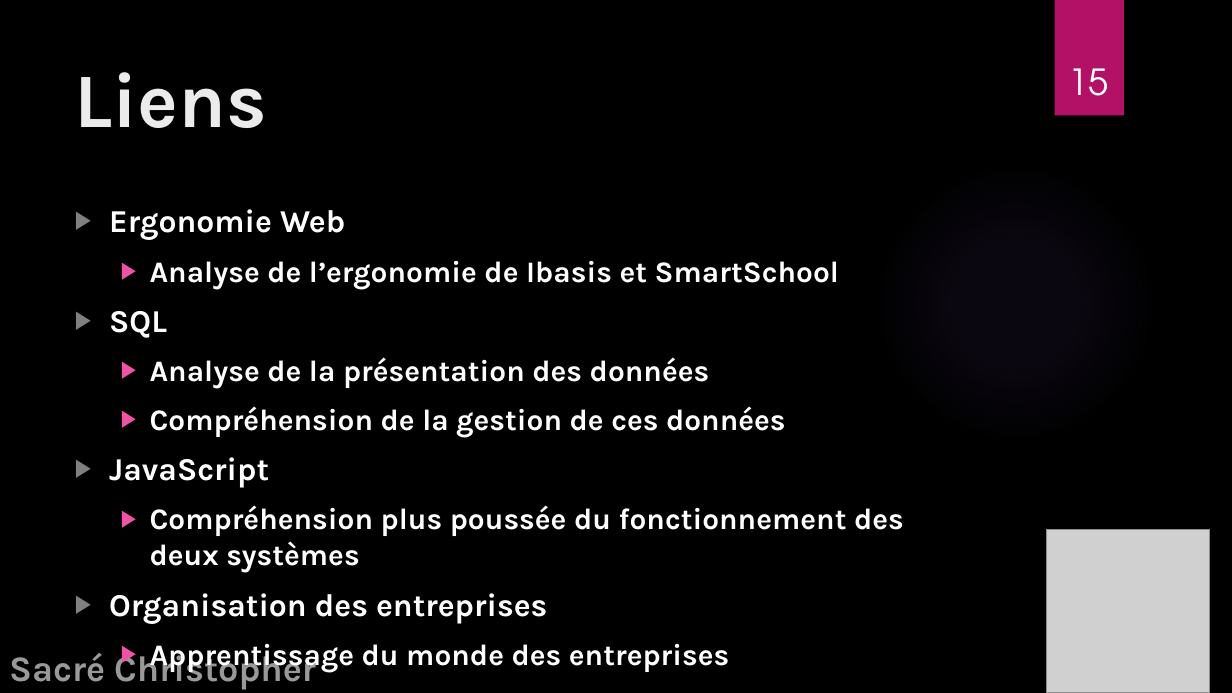
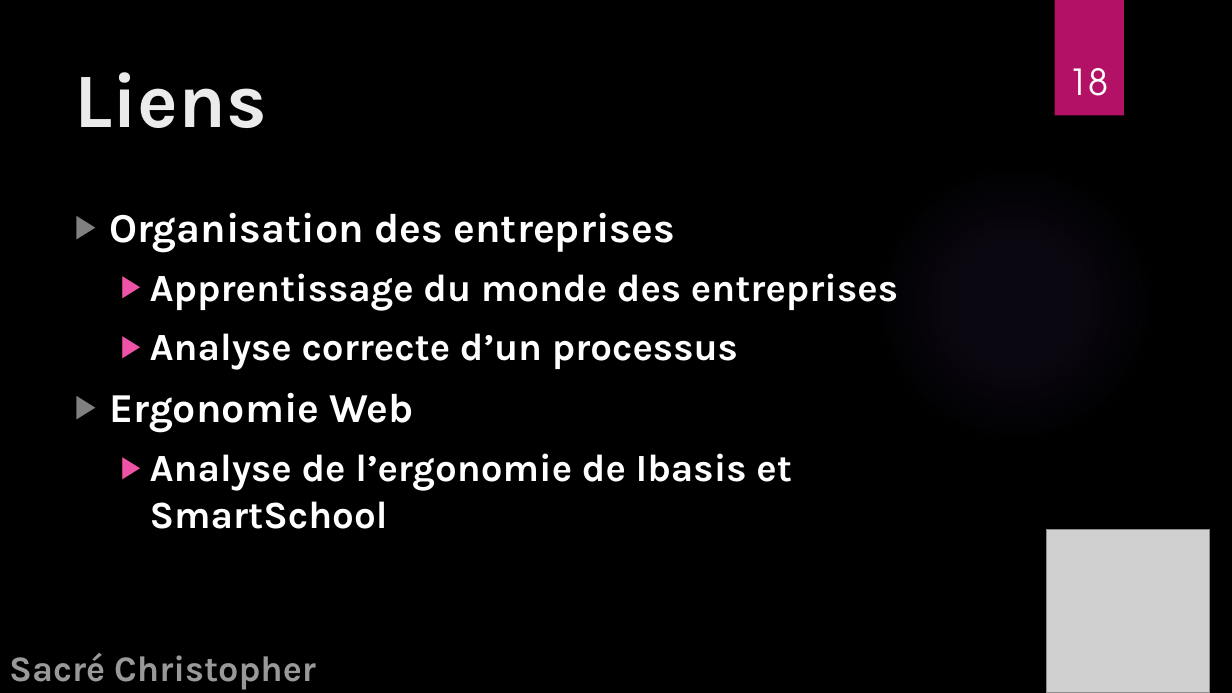
Before and after one commit to TheYoungSensei/Synthese_2BIN, a slide deck: slide 18 of Synthèse Stage d'observation/[Défense Stage][Sacré Christopher].pptx (slide 15 before the commit). Drawn at 1232x693 pixels with LibreOffice and Linux fonts; fonts in the diff are those of the drawing; grey boxes stand for pictures; background and template pictures are left out. Boxes give left, top, right and bottom in pixels: in the first picture for what was removed or moved away, otherwise in the second. Text is boxed around its words. In the diff, an @@ line names an element or a change of style, - is before the commit and + after.

```diff
--- a/Synthèse Stage d'observation/[Défense Stage][Sacré Christopher].pptx
+++ b/Synthèse Stage d'observation/[Défense Stage][Sacré Christopher].pptx
@@ page number at bbox=[1069, 68, 1109, 96]: text changed @@
-15
+18
@@ text at bbox=[109, 209, 904, 573]: paragraphs removed @@
-▶ Ergonomie Web
-  ▶ Analyse de l’ergonomie de Ibasis et SmartSchool
-▶ SQL
-  ▶ Analyse de la présentation des données
-  ▶ Compréhension de la gestion de ces données
-▶ JavaScript
-  ▶ Compréhension plus poussée du fonctionnement des deux systèmes
@@ text at bbox=[109, 212, 898, 370]: size 24.8 to 32 pt in "Organisation des entreprises"; size 23.2 to 30 pt in "Apprentissage du monde des entreprises", "Analyse correcte d’un processus" @@
@@ text at bbox=[109, 392, 792, 529]: paragraphs added @@
+▶ Ergonomie Web
+  ▶ Analyse de l’ergonomie de Ibasis et SmartSchool
```
Also in this commit, not shown: 3 other slides changed, 3 slides added, 17 other files.
